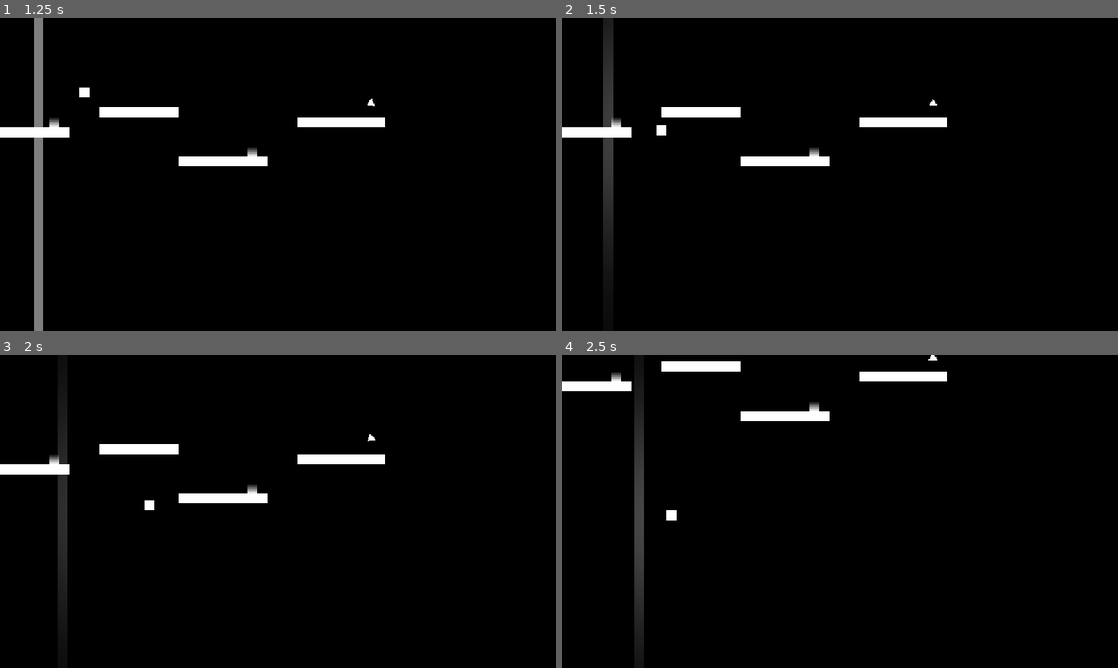
Above: before the commit, frames 1-4 (two rows, left to right).
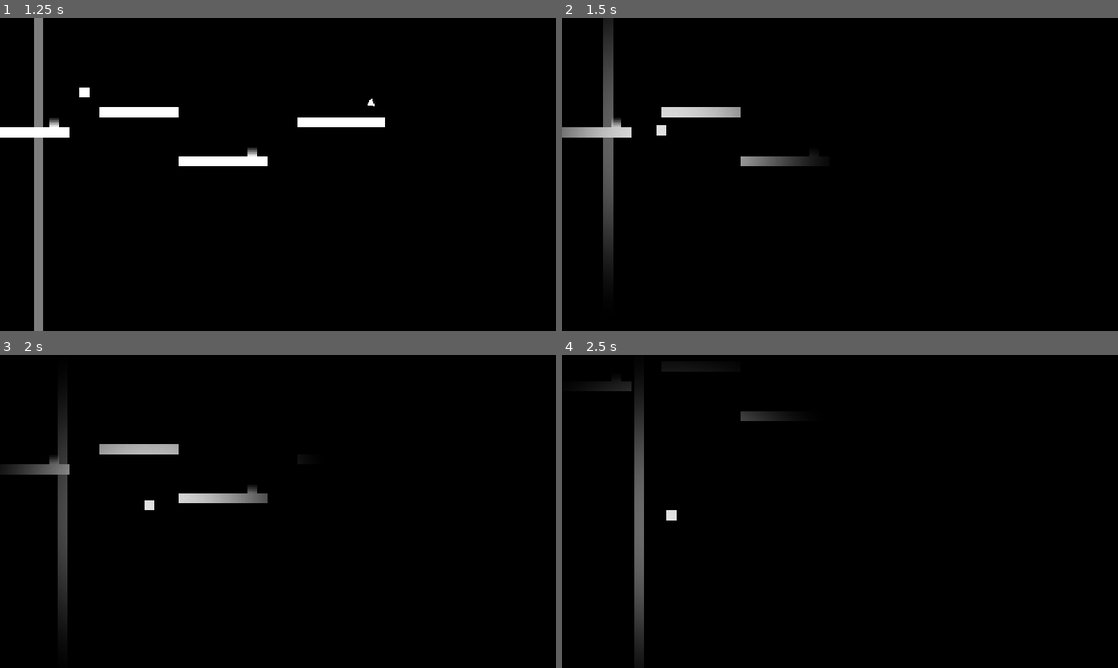
Above: after the commit, the same moments.

Repository: noahwu8888/gmtk-cogs-2025
Game: Godot game, scene res://scenes/atlinx.tscn
Two runs of this game, one before a commit and one after it. Both use one fixed random seed, a clock stepped at 60 frames per second and the inputs below. Sound files missing from this copy of the repository are replaced by a short silence.
Inputs:
- Up to frame 1 (1.25 s): tap Enter (ui_accept) at 0.5 s; hold D (p1_right) from 0.53 s (still down); tap P at 0.6 s; tap W (p1_jump) at 0.77 s
- Up to frame 2 (1.5 s): keep holding D (p1_right); tap Shift at 1.35 s
- Up to frame 3 (2 s): keep holding D (p1_right); tap W (p1_jump) at 1.52 s
- Up to frame 4 (2.5 s): release D (p1_right) at 2.03 s; hold A (p1_left) from 2.03 s (still down); tap P at 2.1 s

Frame 1 is identical in both runs. In frame 2, 2.8% of the frame differs, in the area x 0-70%, y 18-64%; in frame 3, 2.2%; in frame 4, 2.9%, in the area x 0-70%, y 0-83%.

Commit message:
updated picture

Diff:
--- a/prefabs/player.tscn
+++ b/prefabs/player.tscn
@@ -129,11 +129,12 @@
 sprite = NodePath("Visuals/Sprite2D")
 
 [node name="DarknessPanel" parent="." instance=ExtResource("3_1txc5")]
+z_index = 3
 position = Vector2(0, 128)
 
 [node name="Visuals" type="Node2D" parent="."]
 position = Vector2(0, 128)
-scale = Vector2(1.04585, 0.9083)
+scale = Vector2(1.00003, 0.999949)
 
 [node name="Sprite2D" type="Sprite2D" parent="Visuals"]
 position = Vector2(0, -128)
Binary file changed: assets/art/gmtk_cave.png
